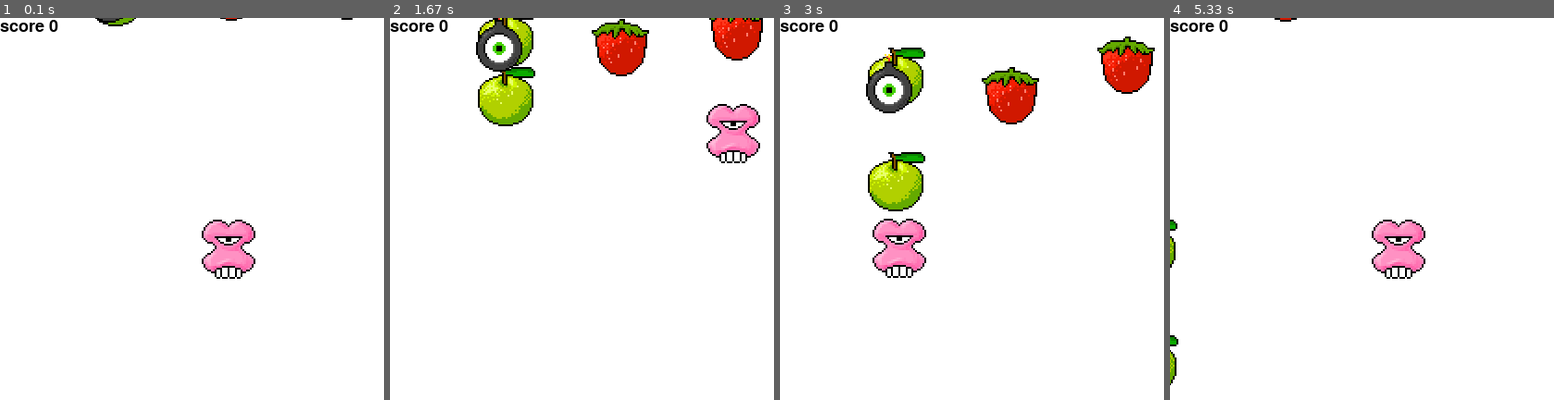
Above: before the commit, frames 1-4 (left to right).
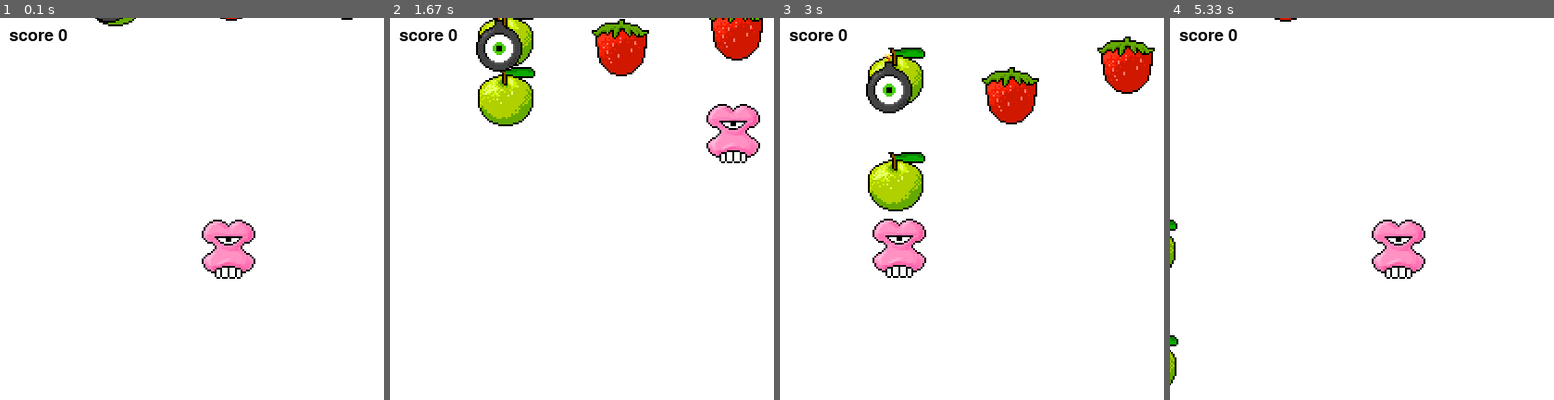
Above: after the commit, the same moments.

Repository: dejmedus/acs-1111-pygame
Game: pygame game, started from game.py
The game is run twice, just before and just after one commit, with the same random seed, the same clock (stepped at 60 frames per second) and the same inputs.
Inputs:
- Up to frame 1 (0.1 s): no input
- Up to frame 2 (1.67 s): hold Right 0.33-0.8 s; hold Up 0.83-1.13 s; hold Right 1.17-1.63 s
- Up to frame 3 (3 s): hold Left 1.67-2.2 s; hold Down 2.23-2.53 s; hold Left 2.57-2.97 s
- Up to frame 4 (5.33 s): hold Up 3-3.37 s

The runs differ from the first frame. In frame 1, 0.5% of the frame differs, in the area x 0-18%, y 0-7%; in frame 2, 0.5%; in frame 3, 0.5%; in frame 4, 0.5%.

Commit message:
add padding to text

Diff:
--- a/game.py
+++ b/game.py
@@ -53,7 +53,7 @@
 
         text_surface = font.render(
             f'score {score}', True, (0, 0, 0))
-        screen.blit(text_surface, dest=(0, 0))
+        screen.blit(text_surface, dest=(10, 10))
 
         fruit = pygame.sprite.spritecollideany(player, fruit_sprites)
         if fruit:
